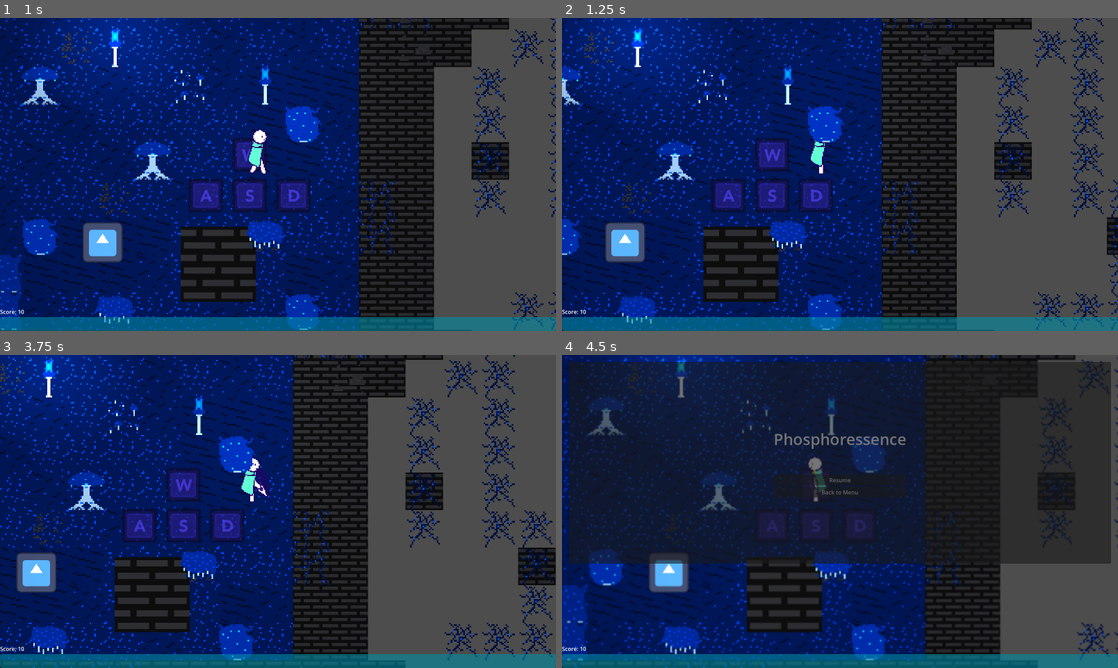
Above: before the commit, frames 1-4 (two rows, left to right).
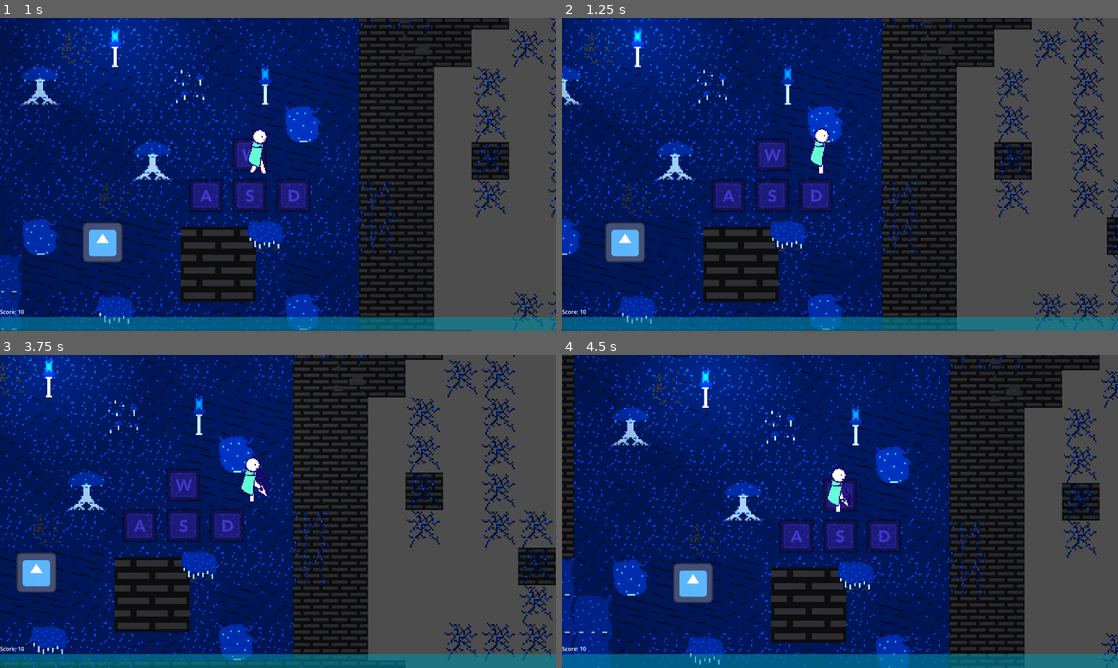
Above: after the commit, the same moments.

Repository: TerryTimes/Gratadica-demo
Game: Godot game, scene res://Scenes/Main Scenes/main.tscn
The game is run twice, just before and just after one commit, with the same random seed, the same clock (stepped at 60 frames per second) and the same inputs. The engine's default icon, where the game draws it, is replaced by a stand-in: a white triangle on a blue panel in a dark square. Sound files missing from this copy of the repository are replaced by a short silence.
Inputs (mouse positions are in pixels of both pictures, inside the frame that each line leads up to):
- Up to frame 1 (1 s): move the mouse to (400, 158) at 0.52 s; hold D (right) from 0.53 s (still down); click (400, 158) at 0.6 s
- Up to frame 2 (1.25 s): keep holding D (right)
- Up to frame 3 (3.75 s): move the mouse to (166, 527) at 1.27 s; release D (right) at 1.28 s; hold S (down) 1.28-2.03 s; click (166, 527) at 1.35 s; move the mouse to (333, 442) at 2.02 s; hold D (right) 2.03-2.78 s; click (333, 442) at 2.1 s; move the mouse to (250, 574) at 2.77 s; hold W (up) 2.78-3.53 s; click (250, 574) at 2.85 s; move the mouse to (444, 558) at 3.52 s; hold A (left) from 3.53 s (still down); click (444, 558) at 3.6 s
- Up to frame 4 (4.5 s): tap Escape (Pause) at 4.15 s; release A (left) at 4.25 s; click "Resume" at 4.25 s

Frame 1 is identical in both runs. In frame 2, 0.1% of the frame differs, in the area x 45-49%, y 35-40%; in frame 3, less than 0.1%; in frame 4, 67%, in the area x 0-100%, y 0-100%.

Commit message:
Fixed pause menu

Diff:
--- a/Scenes/Main Scenes/main.tscn
+++ b/Scenes/Main Scenes/main.tscn
@@ -428,114 +428,120 @@
 fill_to = Vector2(0.856269, 0.140673)
 
 [node name="Main" type="Node2D" node_paths=PackedStringArray("player", "ui")]
+process_mode = 3
 y_sort_enabled = true
 script = ExtResource("1_apqg6")
-player = NodePath("Player")
+player = NodePath("World/Player")
 ui = NodePath("UI")
 
-[node name="EnemyManager" type="Node" parent="." node_paths=PackedStringArray("tilemap")]
+[node name="UI" parent="." instance=ExtResource("21_7fro5")]
+
+[node name="World" type="Node" parent="."]
+process_mode = 1
+
+[node name="EnemyManager" type="Node" parent="World" node_paths=PackedStringArray("tilemap")]
 script = ExtResource("2_us7lo")
 tilemap = NodePath("../Map/Regions/TileMap")
 
-[node name="Enemies" type="Node" parent="EnemyManager"]
-
-[node name="Enemy" parent="EnemyManager/Enemies" instance=ExtResource("9_d2m42")]
+[node name="Enemies" type="Node" parent="World/EnemyManager"]
+
+[node name="Enemy" parent="World/EnemyManager/Enemies" instance=ExtResource("9_d2m42")]
 position = Vector2(-1, -75)
 
-[node name="Enemy9" parent="EnemyManager/Enemies" instance=ExtResource("16_c45hs")]
+[node name="Enemy9" parent="World/EnemyManager/Enemies" instance=ExtResource("16_c45hs")]
 position = Vector2(89, -194)
 
-[node name="Timers" type="Node" parent="EnemyManager"]
-
-[node name="SpawnEnemy" type="Timer" parent="EnemyManager/Timers"]
+[node name="Timers" type="Node" parent="World/EnemyManager"]
+
+[node name="SpawnEnemy" type="Timer" parent="World/EnemyManager/Timers"]
 wait_time = 3.0
 autostart = true
 
-[node name="Spawners" type="Node" parent="EnemyManager"]
-
-[node name="OnScreenSpawner" parent="EnemyManager/Spawners" instance=ExtResource("18_bhn4h")]
+[node name="Spawners" type="Node" parent="World/EnemyManager"]
+
+[node name="OnScreenSpawner" parent="World/EnemyManager/Spawners" instance=ExtResource("18_bhn4h")]
 position = Vector2(82, -256)
 enemy_scene = ExtResource("16_c45hs")
 spawn_count = 3
 
-[node name="OnScreenSpawner6" parent="EnemyManager/Spawners" instance=ExtResource("18_bhn4h")]
+[node name="OnScreenSpawner6" parent="World/EnemyManager/Spawners" instance=ExtResource("18_bhn4h")]
 position = Vector2(54, -210)
 enemy_scene = ExtResource("9_d2m42")
 spawn_count = 1
 
-[node name="OnScreenSpawner7" parent="EnemyManager/Spawners" instance=ExtResource("18_bhn4h")]
+[node name="OnScreenSpawner7" parent="World/EnemyManager/Spawners" instance=ExtResource("18_bhn4h")]
 position = Vector2(-62, -209)
 enemy_scene = ExtResource("9_d2m42")
 spawn_count = 1
 
-[node name="OnScreenSpawner2" parent="EnemyManager/Spawners" instance=ExtResource("18_bhn4h")]
+[node name="OnScreenSpawner2" parent="World/EnemyManager/Spawners" instance=ExtResource("18_bhn4h")]
 position = Vector2(-134, -290)
 enemy_scene = ExtResource("16_c45hs")
 spawn_count = 3
 
-[node name="OnScreenSpawner3" parent="EnemyManager/Spawners" instance=ExtResource("18_bhn4h")]
+[node name="OnScreenSpawner3" parent="World/EnemyManager/Spawners" instance=ExtResource("18_bhn4h")]
 position = Vector2(-112, -298)
 enemy_scene = ExtResource("16_c45hs")
 spawn_count = 3
 
-[node name="OnScreenSpawner4" parent="EnemyManager/Spawners" instance=ExtResource("18_bhn4h")]
+[node name="OnScreenSpawner4" parent="World/EnemyManager/Spawners" instance=ExtResource("18_bhn4h")]
 position = Vector2(-117, -282)
 enemy_scene = ExtResource("16_c45hs")
 spawn_count = 3
 
-[node name="OnScreenSpawner5" parent="EnemyManager/Spawners" instance=ExtResource("18_bhn4h")]
+[node name="OnScreenSpawner5" parent="World/EnemyManager/Spawners" instance=ExtResource("18_bhn4h")]
 position = Vector2(96, -338)
 enemy_scene = ExtResource("16_c45hs")
 spawn_count = 3
 
-[node name="SoundRegions" type="Node" parent="."]
+[node name="SoundRegions" type="Node" parent="World"]
 script = ExtResource("7_ri1eq")
 
-[node name="Area2D" type="Area2D" parent="SoundRegions"]
-
-[node name="CollisionShape2D" type="CollisionShape2D" parent="SoundRegions/Area2D"]
+[node name="Area2D" type="Area2D" parent="World/SoundRegions"]
+
+[node name="CollisionShape2D" type="CollisionShape2D" parent="World/SoundRegions/Area2D"]
 position = Vector2(4359, 2452)
 shape = SubResource("RectangleShape2D_jq25u")
 debug_color = Color(0.686275, 0.294118, 1, 0.419608)
 
-[node name="AudioStreamPlayer" type="AudioStreamPlayer" parent="SoundRegions/Area2D"]
+[node name="AudioStreamPlayer" type="AudioStreamPlayer" parent="World/SoundRegions/Area2D"]
 stream = ExtResource("8_cslvj")
 
-[node name="Music" type="AudioStreamPlayer" parent="SoundRegions"]
+[node name="Music" type="AudioStreamPlayer" parent="World/SoundRegions"]
 stream = ExtResource("8_cslvj")
 autoplay = true
 
-[node name="Unused" type="Node" parent="."]
-
-[node name="Spawner" parent="Unused" instance=ExtResource("5_h1pmk")]
+[node name="Unused" type="Node" parent="World"]
+
+[node name="Spawner" parent="World/Unused" instance=ExtResource("5_h1pmk")]
 visible = false
 position = Vector2(2.00006, -97)
 scale = Vector2(0.515038, 0.54077)
 
-[node name="Upgrades" type="Node" parent="."]
-
-[node name="Upgrade" parent="Upgrades" instance=ExtResource("7_olejr")]
+[node name="Upgrades" type="Node" parent="World"]
+
+[node name="Upgrade" parent="World/Upgrades" instance=ExtResource("7_olejr")]
 position = Vector2(-112, 61)
 scale = Vector2(0.373407, 0.373407)
 upgrade = "Extendo-grip"
 icon = ExtResource("9_bsy26")
 
-[node name="Map" type="Node" parent="."]
-
-[node name="ParallaxBackground" type="ParallaxBackground" parent="Map"]
-
-[node name="ParallaxLayer" type="ParallaxLayer" parent="Map/ParallaxBackground"]
+[node name="Map" type="Node" parent="World"]
+
+[node name="ParallaxBackground" type="ParallaxBackground" parent="World/Map"]
+
+[node name="ParallaxLayer" type="ParallaxLayer" parent="World/Map/ParallaxBackground"]
 scale = Vector2(2, 2)
 motion_mirroring = Vector2(72, 72)
 
-[node name="Sprite2D" type="Sprite2D" parent="Map/ParallaxBackground/ParallaxLayer"]
+[node name="Sprite2D" type="Sprite2D" parent="World/Map/ParallaxBackground/ParallaxLayer"]
 scale = Vector2(0.3, 0.3)
 texture = ExtResource("10_weipk")
 centered = false
 
-[node name="Regions" type="Node" parent="Map"]
-
-[node name="TileMap" type="TileMap" parent="Map/Regions"]
+[node name="Regions" type="Node" parent="World/Map"]
+
+[node name="TileMap" type="TileMap" parent="World/Map/Regions"]
 z_index = -1
 y_sort_enabled = true
 position = Vector2(-7658, -2795)
@@ -553,106 +559,104 @@
 layer_2/z_index = 2
 layer_2/tile_data = PackedInt32Array(15401594, 589824, 3, 15204993, 589824, 3, 15532673, 589824, 3, 14877306, 589824, 3 …(3965 unchanged characters)…
 
-[node name="ImageDecor" type="Node" parent="Map"]
-
-[node name="WKeyDark" type="Sprite2D" parent="Map/ImageDecor"]
+[node name="ImageDecor" type="Node" parent="World/Map"]
+
+[node name="WKeyDark" type="Sprite2D" parent="World/Map/ImageDecor"]
 modulate = Color(0.341176, 0.239216, 1, 0.682353)
 z_index = -1
 position = Vector2(23, 5)
 scale = Vector2(0.15, 0.15)
 texture = ExtResource("11_6cxkp")
 
-[node name="WKeyDark2" type="Sprite2D" parent="Map/ImageDecor"]
+[node name="WKeyDark2" type="Sprite2D" parent="World/Map/ImageDecor"]
 modulate = Color(0.341176, 0.239216, 1, 0.682353)
 z_index = -1
 position = Vector2(9, 18)
 scale = Vector2(0.15, 0.15)
 texture = ExtResource("12_lswwd")
 
-[node name="WKeyDark3" type="Sprite2D" parent="Map/ImageDecor"]
+[node name="WKeyDark3" type="Sprite2D" parent="World/Map/ImageDecor"]
 modulate = Color(0.341176, 0.239216, 1, 0.682353)
 z_index = -1
 position = Vector2(23, 18)
 scale = Vector2(0.15, 0.15)
 texture = ExtResource("13_23hfj")
 
-[node name="WKeyDark4" type="Sprite2D" parent="Map/ImageDecor"]
+[node name="WKeyDark4" type="Sprite2D" parent="World/Map/ImageDecor"]
 modulate = Color(0.341176, 0.239216, 1, 0.682353)
 z_index = -1
 position = Vector2(37, 18)
 scale = Vector2(0.15, 0.15)
 texture = ExtResource("14_xq2ja")
 
-[node name="MouseLeftKeyDark" type="Sprite2D" parent="Map/ImageDecor"]
+[node name="MouseLeftKeyDark" type="Sprite2D" parent="World/Map/ImageDecor"]
 modulate = Color(0.341176, 0.239216, 1, 0.682353)
 z_index = -1
 position = Vector2(-28, -46)
 scale = Vector2(0.15, 0.15)
 texture = ExtResource("15_hq3pp")
 
-[node name="MouseLeftKeyDark2" type="Sprite2D" parent="Map/ImageDecor"]
+[node name="MouseLeftKeyDark2" type="Sprite2D" parent="World/Map/ImageDecor"]
 modulate = Color(0.341176, 0.239216, 1, 0.682353)
 z_index = -1
 position = Vector2(-3, -157)
 scale = Vector2(0.15, 0.15)
 texture = ExtResource("15_hq3pp")
 
-[node name="Lighting" type="Node" parent="Map"]
-
-[node name="DirectionalLight2D" type="DirectionalLight2D" parent="Map/Lighting"]
+[node name="Lighting" type="Node" parent="World/Map"]
+
+[node name="DirectionalLight2D" type="DirectionalLight2D" parent="World/Map/Lighting"]
 color = Color(0.0156863, 0.141176, 1, 1)
 energy = 0.13
 shadow_color = Color(0, 0, 0, 0.643137)
 
-[node name="PointLight2D15" type="PointLight2D" parent="Map/Lighting"]
+[node name="PointLight2D15" type="PointLight2D" parent="World/Map/Lighting"]
 position = Vector2(-3, 43.5)
 scale = Vector2(5.3125, 5.67187)
 energy = 0.33
 texture = SubResource("GradientTexture2D_rx5il")
 
-[node name="PointLight2D16" type="PointLight2D" parent="Map/Lighting"]
+[node name="PointLight2D16" type="PointLight2D" parent="World/Map/Lighting"]
 position = Vector2(168, -225)
 scale = Vector2(5.9375, 5.67187)
 energy = 0.33
 texture = SubResource("GradientTexture2D_rx5il")
 
-[node name="PointLight2D17" type="PointLight2D" parent="Map/Lighting"]
+[node name="PointLight2D17" type="PointLight2D" parent="World/Map/Lighting"]
 position = Vector2(-177, -212)
 scale = Vector2(5.9375, 5.67187)
 energy = 0.33
 texture = SubResource("GradientTexture2D_rx5il")
 
-[node name="PointLight2D18" type="PointLight2D" parent="Map/Lighting"]
+[node name="PointLight2D18" type="PointLight2D" parent="World/Map/Lighting"]
 position = Vector2(-455, -68)
 scale = Vector2(5.9375, 5.67187)
 energy = 0.33
 texture = SubResource("GradientTexture2D_rx5il")
 
-[node name="PointLight2D19" type="PointLight2D" parent="Map/Lighting"]
+[node name="PointLight2D19" type="PointLight2D" parent="World/Map/Lighting"]
 position = Vector2(294, -162)
 scale = Vector2(5.9375, 5.67187)
 energy = 0.33
 texture = SubResource("GradientTexture2D_rx5il")
 
-[node name="PointLight2D20" type="PointLight2D" parent="Map/Lighting"]
+[node name="PointLight2D20" type="PointLight2D" parent="World/Map/Lighting"]
 position = Vector2(363, 9)
 scale = Vector2(5.9375, 5.67187)
 energy = 0.33
 texture = SubResource("GradientTexture2D_rx5il")
 
-[node name="Player" parent="." groups=["player"] instance=ExtResource("1_y74ln")]
+[node name="Player" parent="World" groups=["player"] instance=ExtResource("1_y74ln")]
 position = Vector2(4, 12)
 speed = 50
 
-[node name="UI" parent="." instance=ExtResource("21_7fro5")]
-
-[node name="Key" parent="." instance=ExtResource("22_lxxy6")]
+[node name="Key" parent="World" instance=ExtResource("22_lxxy6")]
 position = Vector2(-24, 33)
 
-[node name="Door" parent="." node_paths=PackedStringArray("key") instance=ExtResource("23_b22u5")]
+[node name="Door" parent="World" node_paths=PackedStringArray("key") instance=ExtResource("23_b22u5")]
 position = Vector2(13, 40)
 key = NodePath("../Key")
 
-[connection signal="timeout" from="EnemyManager/Timers/SpawnEnemy" to="EnemyManager" method="_on_spawn_enemy_timeout"]
-[connection signal="died" from="Player" to="EnemyManager" method="_on_player_died"]
-[connection signal="died" from="Player" to="SoundRegions" method="_on_player_died"]
+[connection signal="timeout" from="World/EnemyManager/Timers/SpawnEnemy" to="World/EnemyManager" method="_on_spawn_enemy_timeout"]
+[connection signal="died" from="World/Player" to="World/EnemyManager" method="_on_player_died"]
+[connection signal="died" from="World/Player" to="World/SoundRegions" method="_on_player_died"]
--- /dev/null
+++ b/Scenes/UI/phoslogo.gd
@@ -0,0 +1,4 @@
+extends TextureRect
+
+func _ready():
+	custom_minimum_size.x = get_tree().root.size.x * 0.3
--- /dev/null
+++ b/Scenes/UI/testingscript.gd
@@ -0,0 +1,7 @@
+extends MarginContainer
+
+var count:int = 1
+
+func _process(_delta):
+	count+=1
+	print(count)
--- /dev/null
+++ b/Scenes/UI/testingthebutton.gd
@@ -0,0 +1,7 @@
+extends Button
+
+func _process(delta):
+	print("THE BUTTON IS RUNNING")
+
+func _pressed():
+	print("WAEOIH")
--- a/Scenes/UI/ui.gd
+++ b/Scenes/UI/ui.gd
@@ -3,6 +3,8 @@
 
 @onready var health_bar = $Control/MarginContainer/VBoxContainer/HBoxContainer2/ProgressBar
 @onready var upgrade_panel = $Control/UpgradePanel
+
+var current_time: float = 0
 
 var health = 0:
 	set(new_score):
@@ -14,11 +16,12 @@
 	_update_health_label()
 	upgrade_panel.visible = false
 	$ColorRect.visible = false
-	$PauseMenu.visible = false
+	$PauseMenu.hide()
 
-func _process(_delta):
+func _process(delta):
 	if Input.is_action_just_pressed("Pause"):
 		pause()
+	current_time += delta
 
 func pause():
 	var tree = get_tree()
@@ -32,10 +35,10 @@
 	health_bar.value = health
 	health_bar.max_value = max_health
 
-func display_upgrade(name, description, lore, icon:CompressedTexture2D=null):
+func display_upgrade(u_name, description, lore, icon:CompressedTexture2D=null):
 	"""Display a collected upgrade in a popup"""
 	upgrade_panel.visible = true
-	upgrade_panel.get_node("Name").text = name
+	upgrade_panel.get_node("Name").text = u_name
 	upgrade_panel.get_node("Description").text = description
 	upgrade_panel.get_node("Lore").text = lore
 	if icon:
@@ -44,5 +47,7 @@
 	upgrade_panel.get_node("AnimationPlayer").play("popup")
 
 func _on_resume_pressed():
-	print("AWuh")
-	# pause()
+	pause()
+
+func _on_button_pressed():
+	pass # Replace with function body.
--- a/Scenes/UI/ui.tscn
+++ b/Scenes/UI/ui.tscn
@@ -1,9 +1,11 @@
-[gd_scene load_steps=14 format=3 uid="uid://kvf6wnq12j0g"]
+[gd_scene load_steps=15 format=3 uid="uid://kvf6wnq12j0g"]
 
 [ext_resource type="Script" path="res://Scenes/UI/ui.gd" id="1_e27p0"]
 [ext_resource type="Texture2D" uid="uid://c43742pvi1eny" path="res://icon.svg" id="2_0ktei"]
 [ext_resource type="Script" path="res://Scenes/UI/upgrade_panel.gd" id="3_iru8b"]
 [ext_resource type="Shader" path="res://Scenes/UI/blur.gdshader" id="4_6gual"]
+[ext_resource type="Texture2D" uid="uid://f1hknsd3ulht" path="res://Assets/Images/phos.png" id="4_fwow1"]
+[ext_resource type="Script" path="res://Scenes/UI/phoslogo.gd" id="5_c0yvc"]
 
 [sub_resource type="LabelSettings" id="LabelSettings_gg2co"]
 line_spacing = 20.69
@@ -69,12 +71,9 @@
 "popup": SubResource("Animation_200ko")
 }
 
-[sub_resource type="LabelSettings" id="LabelSettings_yiel1"]
-font_size = 45
-
 [sub_resource type="ShaderMaterial" id="ShaderMaterial_12773"]
 shader = ExtResource("4_6gual")
-shader_parameter/amount = 0.9
+shader_parameter/amount = 1.285
 
 [node name="UI" type="CanvasLayer"]
 process_mode = 3
@@ -267,7 +266,7 @@
 }
 
 [node name="PauseMenu" type="MarginContainer" parent="."]
-process_mode = 3
+process_mode = 2
 anchors_preset = 15
 anchor_right = 1.0
 anchor_bottom = 1.0
@@ -284,32 +283,25 @@
 [node name="List" type="VBoxContainer" parent="PauseMenu/CenterContainer"]
 layout_mode = 2
 
-[node name="Phosphoressence" type="Label" parent="PauseMenu/CenterContainer/List"]
-layout_mode = 2
-text = "Phosphoressence"
-label_settings = SubResource("LabelSettings_yiel1")
-horizontal_alignment = 1
-
-[node name="Space" type="Label" parent="PauseMenu/CenterContainer/List"]
-layout_mode = 2
-text = "
-"
-label_settings = SubResource("LabelSettings_yiel1")
-horizontal_alignment = 1
+[node name="TextureRect" type="TextureRect" parent="PauseMenu/CenterContainer/List"]
+layout_mode = 2
+texture = ExtResource("4_fwow1")
+expand_mode = 5
+script = ExtResource("5_c0yvc")
 
 [node name="Resume" type="Button" parent="PauseMenu/CenterContainer/List"]
+modulate = Color(0.341176, 0.541176, 1, 1)
 layout_mode = 2
 action_mode = 0
 text = "Resume"
 
 [node name="Menu" type="Button" parent="PauseMenu/CenterContainer/List"]
+modulate = Color(0.341176, 0.541176, 1, 1)
 layout_mode = 2
 text = "Back to Menu"
 
-[node name="Button" type="Button" parent="PauseMenu"]
-layout_mode = 2
-
 [node name="ColorRect" type="ColorRect" parent="."]
+process_mode = 3
 visible = false
 z_index = -1
 material = SubResource("ShaderMaterial_12773")
@@ -318,5 +310,6 @@
 anchor_bottom = 1.0
 grow_horizontal = 2
 grow_vertical = 2
+mouse_filter = 2
 
 [connection signal="pressed" from="PauseMenu/CenterContainer/List/Resume" to="." method="_on_resume_pressed"]
--- a/Scenes/UI/upgrade_panel.gd
+++ b/Scenes/UI/upgrade_panel.gd
@@ -7,3 +7,4 @@
 	position.x = get_tree().root.size.x * 0.15
 	texture_rect.size.x = get_tree().root.size.x * 0.1
 	texture_rect.size.y = get_tree().root.size.x * 0.1
+	show()
Binary file added: Assets/Images/phos.png
Not shown, added: Assets/Images/phos.png.import
